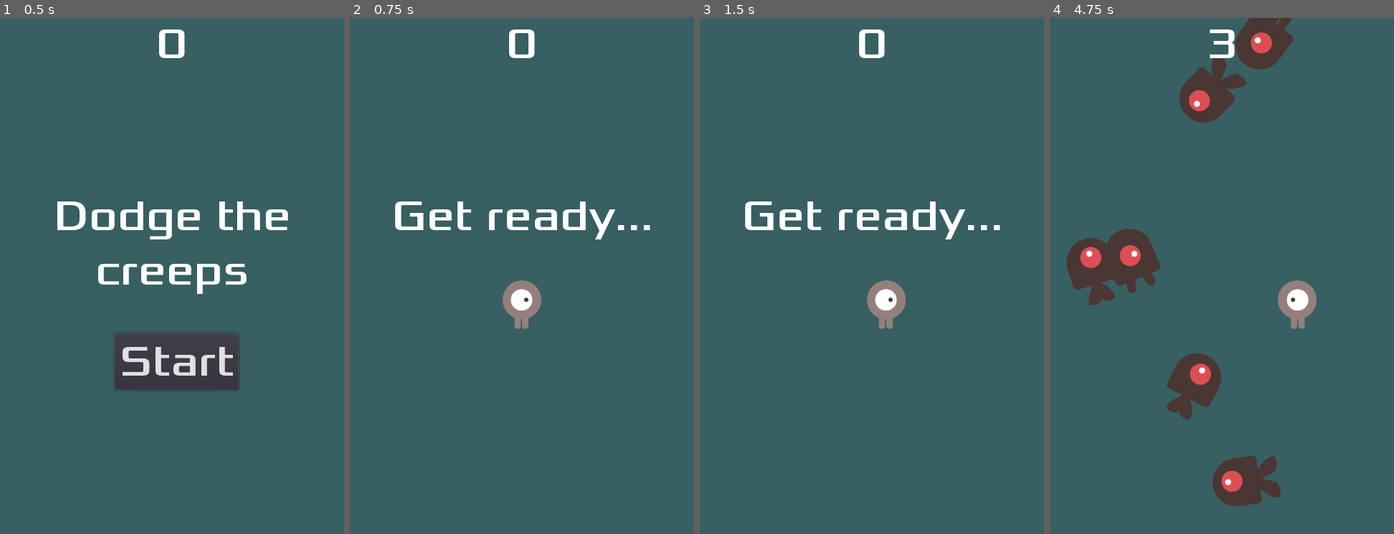
Above: before the commit, frames 1-4 (left to right).
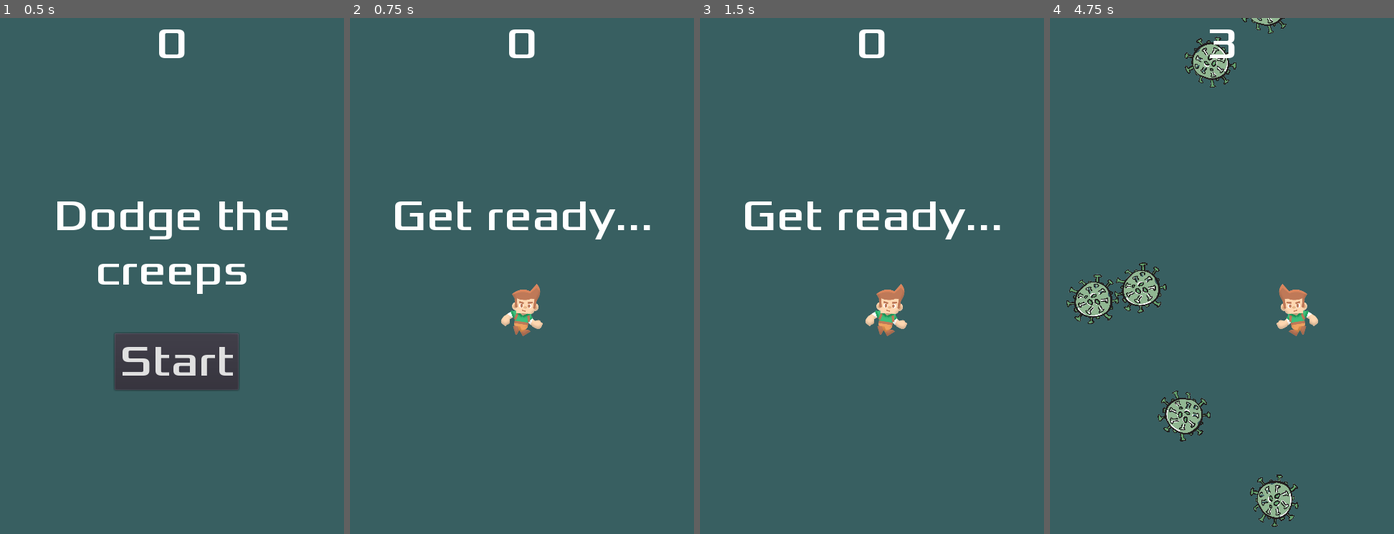
Above: after the commit, the same moments.

Repository: dastasoft/escape-from-covid-godot-2d-game
Game: Godot game, scene res://Main.tscn
Two runs of this game, one before a commit and one after it. Both use one fixed random seed, a clock stepped at 60 frames per second and the inputs below.
Inputs:
- Up to frame 1 (0.5 s): no input
- Up to frame 2 (0.75 s): click "Start" at 0.5 s
- Up to frame 3 (1.5 s): tap Enter at 1.25 s; hold D (move_right) from 1.28 s (still down)
- Up to frame 4 (4.75 s): release D (move_right) at 2.03 s; hold S (move_down) 2.03-2.78 s; hold D (move_right) 2.78-3.53 s; hold W (move_up) 3.53-4.28 s; hold A (move_left) from 4.28 s (still down)

Frame 1 is identical in both runs. In frame 2, 0.9% of the frame differs, in the area x 43-57%, y 50-62%; in frame 3, 0.9%; in frame 4, 12%, in the area x 4-78%, y 0-99%.

Commit message:
first changes to covid game

Diff:
--- a/Main.tscn
+++ b/Main.tscn
@@ -4,13 +4,13 @@
 [ext_resource path="res://Mob.tscn" type="PackedScene" id=2]
 [ext_resource path="res://Player.tscn" type="PackedScene" id=3]
 [ext_resource path="res://HUD.tscn" type="PackedScene" id=4]
-[ext_resource path="res://art/house-in-a-forest-loop.ogg" type="AudioStream" id=5]
+[ext_resource path="res://art/loop.wav" type="AudioStream" id=5]
 [ext_resource path="res://art/game-over.wav" type="AudioStream" id=6]
 [ext_resource path="res://Camera2D.gd" type="Script" id=7]
 
 [sub_resource type="Curve2D" id=1]
 _data = {
-"points": PoolVector2Array( 0, 0, 0, 0, 0, 0, 0, 0, 0, 0, 480, 0, 0, 0, 0, 0, 480, 720, 0, 0, 0, 0, 0, 720, 0, 0, 0, 0, 0, 0 )
+"points": PoolVector2Array( 0, 0, 0, 0, -40, -40, 0, 0, 0, 0, 520, -40, 0, 0, 0, 0, 520, 760, 0, 0, 0, 0, -40, 760, 0, 0, 0, 0, -40, -40 )
 }
 
 [node name="Main" type="Node"]
@@ -25,16 +25,20 @@
 [node name="ColorRect" type="ColorRect" parent="."]
 anchor_right = 1.0
 anchor_bottom = 1.0
-margin_left = -36.0
-margin_top = -40.0
-margin_right = 34.0
-margin_bottom = 40.0
+margin_left = -2500.0
+margin_top = -2500.0
+margin_right = 2020.0
+margin_bottom = 1780.0
 color = Color( 0.2204, 0.37202, 0.38, 1 )
+__meta__ = {
+"_edit_use_anchors_": true
+}
 
 [node name="MobPath" type="Path2D" parent="."]
 curve = SubResource( 1 )
 
 [node name="MobSpawnLocation" type="PathFollow2D" parent="MobPath"]
+position = Vector2( -40, -40 )
 
 [node name="MobTimer" type="Timer" parent="."]
 wait_time = 0.5
--- a/Mob.gd
+++ b/Mob.gd
@@ -4,9 +4,10 @@
 export var max_speed = 250.0
 
 func _ready():
-	$AnimatedSprite.playing = true
-	var mob_types = $AnimatedSprite.frames.get_animation_names()
-	$AnimatedSprite.animation = mob_types[randi() % mob_types.size()]
+	#$AnimatedSprite.playing = true
+	#var mob_types = $AnimatedSprite.frames.get_animation_names()
+	#$AnimatedSprite.animation = mob_types[randi() % mob_types.size()]
+	pass
 
 
 func _on_VisibilityNotifier2D_screen_exited():
--- a/Mob.tscn
+++ b/Mob.tscn
@@ -1,50 +1,28 @@
-[gd_scene load_steps=10 format=2]
+[gd_scene load_steps=4 format=2]
 
-[ext_resource path="res://art/enemy-swimming-1.png" type="Texture" id=1]
-[ext_resource path="res://art/enemy-swimming-2.png" type="Texture" id=2]
-[ext_resource path="res://art/enemy-flying-1.png" type="Texture" id=3]
-[ext_resource path="res://art/enemy-walking-1.png" type="Texture" id=4]
-[ext_resource path="res://art/enemy-walking-2.png" type="Texture" id=5]
-[ext_resource path="res://art/enemy-flying-2.png" type="Texture" id=6]
+[ext_resource path="res://art/covid.png" type="Texture" id=1]
 [ext_resource path="res://Mob.gd" type="Script" id=7]
 
-[sub_resource type="SpriteFrames" id=1]
-animations = [ {
-"frames": [ ExtResource( 3 ), ExtResource( 6 ) ],
-"loop": true,
-"name": "fly",
-"speed": 5.0
-}, {
-"frames": [ ExtResource( 1 ), ExtResource( 2 ) ],
-"loop": true,
-"name": "swim",
-"speed": 5.0
-}, {
-"frames": [ ExtResource( 4 ), ExtResource( 5 ) ],
-"loop": true,
-"name": "walk",
-"speed": 5.0
-} ]
-
 [sub_resource type="CapsuleShape2D" id=2]
-radius = 33.9999
-height = 28.0001
+radius = 36.0
+height = 0.0
 
 [node name="Mob" type="RigidBody2D" groups=["mobs"]]
 collision_mask = 0
 gravity_scale = 0.0
 script = ExtResource( 7 )
 
-[node name="AnimatedSprite" type="AnimatedSprite" parent="."]
-scale = Vector2( 0.7, 0.7 )
-frames = SubResource( 1 )
-animation = "walk"
+[node name="Sprite" type="Sprite" parent="."]
+scale = Vector2( 0.15, 0.15 )
+texture = ExtResource( 1 )
 
 [node name="CollisionShape2D" type="CollisionShape2D" parent="."]
 rotation = 1.5708
 shape = SubResource( 2 )
 
 [node name="VisibilityNotifier2D" type="VisibilityNotifier2D" parent="."]
+position = Vector2( -0.5, 1.3113e-06 )
+scale = Vector2( 0.75, 0.95 )
 rect = Rect2( -50, -40, 100, 80 )
 
 [connection signal="screen_exited" from="VisibilityNotifier2D" to="." method="_on_VisibilityNotifier2D_screen_exited"]
--- a/Player.tscn
+++ b/Player.tscn
@@ -1,14 +1,14 @@
 [gd_scene load_steps=8 format=2]
 
-[ext_resource path="res://art/player-walk-1.png" type="Texture" id=1]
-[ext_resource path="res://art/player-walk-2.png" type="Texture" id=2]
-[ext_resource path="res://art/player-up-1.png" type="Texture" id=3]
-[ext_resource path="res://art/player-up-2.png" type="Texture" id=4]
+[ext_resource path="res://art/character_maleAdventurer_run2.png" type="Texture" id=1]
+[ext_resource path="res://art/character_maleAdventurer_run1.png" type="Texture" id=2]
+[ext_resource path="res://art/character_maleAdventurer_climb1.png" type="Texture" id=3]
+[ext_resource path="res://art/character_maleAdventurer_climb0.png" type="Texture" id=4]
 [ext_resource path="res://Player.gd" type="Script" id=5]
 
 [sub_resource type="SpriteFrames" id=1]
 animations = [ {
-"frames": [ ExtResource( 1 ), ExtResource( 2 ) ],
+"frames": [ ExtResource( 2 ), ExtResource( 1 ) ],
 "loop": true,
 "name": "right",
 "speed": 5.0
@@ -20,18 +20,19 @@
 } ]
 
 [sub_resource type="CapsuleShape2D" id=2]
-radius = 26.0
+radius = 28.0
 height = 16.0
 
 [node name="Player" type="Area2D"]
 script = ExtResource( 5 )
 
 [node name="AnimatedSprite" type="AnimatedSprite" parent="."]
-scale = Vector2( 0.5, 0.5 )
+scale = Vector2( 0.35, 0.35 )
 frames = SubResource( 1 )
 animation = "right"
 
 [node name="CollisionShape2D" type="CollisionShape2D" parent="."]
+position = Vector2( 0, 9 )
 shape = SubResource( 2 )
 
 [connection signal="body_entered" from="." to="." method="_on_Player_body_entered"]
--- a/project.godot
+++ b/project.godot
@@ -23,7 +23,7 @@
 window/size/height=720
 window/handheld/orientation="portrait"
 window/stretch/mode="2d"
-window/stretch/aspect="keep"
+window/stretch/aspect="expand"
 
 [input]
 
Binary file added: art/character_maleAdventurer_climb0.png
Not shown, added: art/character_maleAdventurer_climb0.png.import
Binary file added: art/character_maleAdventurer_climb1.png
Not shown, added: art/character_maleAdventurer_climb1.png.import
Binary file added: art/character_maleAdventurer_run1.png
Not shown, added: art/character_maleAdventurer_run1.png.import
Binary file added: art/character_maleAdventurer_run2.png
Not shown, added: art/character_maleAdventurer_run2.png.import
Binary file added: art/covid.png
Not shown, added: art/covid.png.import
Binary file removed: art/enemy-flying-1.png
Not shown, removed: art/enemy-flying-1.png.import
(and 23 more such lines)
